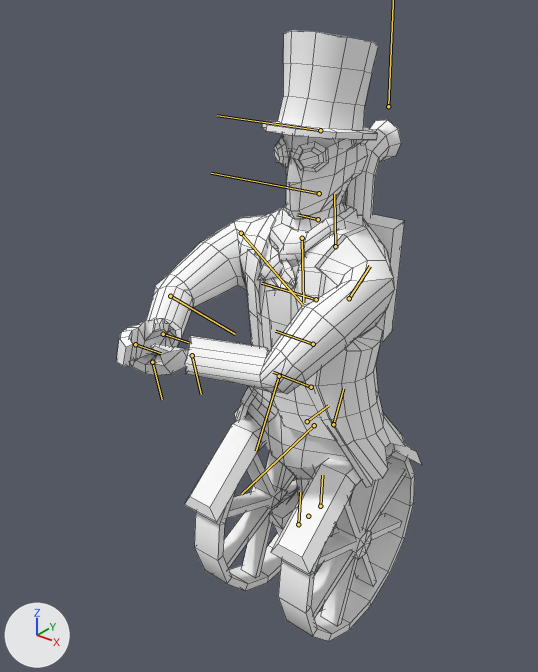
Before and after pictures for a commit that changed the FBX model Steampunk Soldat/Assets/Models/character/character.FBX.
One viewpoint serves both versions: a camera (50 mm lens) standing at (5.74, -7.32, 9.83) and looking at (-0.45, 0.41, 5.03). Arrows for +X, +Y and +Z are at lower left; the lights stay in place. Both versions are drawn at frame 105 of the action 'Take 001'; the numbers are the values there. The bones that bend it are drawn over the model as lines. Mesh edges are drawn as thin lines.

Names of what the first picture shows: 'Box004', 'Box005', 'body', 'engine', 'hat', 'wheels'.
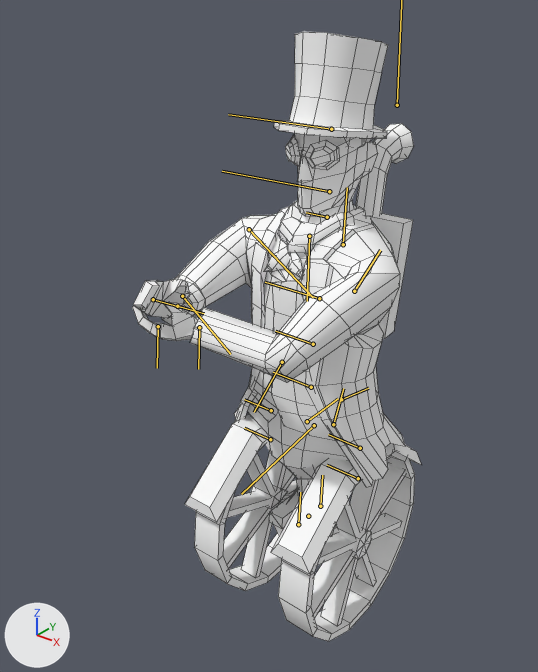
Boxes [x1, y1, x2, y2] around the edits, measured in the pictures (538 x 672 px):
'body', posed (6% narrower): before [146, 134, 405, 487]; after [162, 133, 405, 487]
'hat', posed: before [262, 30, 379, 140]; after [274, 31, 388, 139]
'engine', posed (6% wider): before [247, 120, 404, 479]; after [247, 123, 414, 479]
'Box004', posed (18% shorter): before [116, 319, 170, 367]; after [133, 279, 190, 318]
'Box005', posed: before [130, 344, 189, 375]; after [133, 302, 199, 341]
bone 'spinebone03', root to tip: before (316, 299) to (261, 283); after (319, 298) to (265, 282)
bone 'headbone', root to tip: before (319, 193) to (211, 173); after (329, 191) to (222, 171)
bone 'rarmbone01', root to tip: before (241, 233) to (303, 305); after (249, 229) to (313, 297)
bone 'rarmbone02', root to tip: before (170, 296) to (235, 334); after (182, 296) to (230, 354)
bone 'lcollarbone', root to tip: before (335, 246) to (334, 194); after (343, 244) to (347, 187)
bone 'larmbone01', root to tip: before (349, 298) to (370, 266); after (354, 291) to (380, 250)
bone 'larmbone02', root to tip: before (279, 376) to (256, 451); after (282, 362) to (254, 412)

The edits, one by one:
Bone 'spinebone02' (bone_spinebone02) turns from (0, 4, 0) to (0, 11, 0) degrees about its own x, y and z.
Bone 'spinebone03' (bone_spinebone03) turns from (0, -4, 0) to (0, -5, 0) degrees about its own x, y and z.
Bone 'headbone' (bone_headbone) turns from (0, 0, 0) to (0, -6, 0) degrees about its own x, y and z.
Bone 'rarmbone01' (bone_rarmbone01) turns from (-12, -46, 14) to (-20, -38, 22) degrees about its own x, y and z.
Bone 'rarmbone02' (bone_rarmbone02) turns from (-10, -52, 32) to (-8, -72, 8) degrees about its own x, y and z.
Bone 'lcollarbone' (bone_lcollarbone) turns from (19, -44, 2) to (18, -44, 3) degrees about its own x, y and z.
Bone 'larmbone01' (bone_larmbone01) turns from (-1, -43, 6) to (0, -42, 4) degrees about its own x, y and z.
Bone 'larmbone02' (bone_larmbone02) turns from (-48, -59, -24) to (-35, -66, -23) degrees about its own x, y and z.
